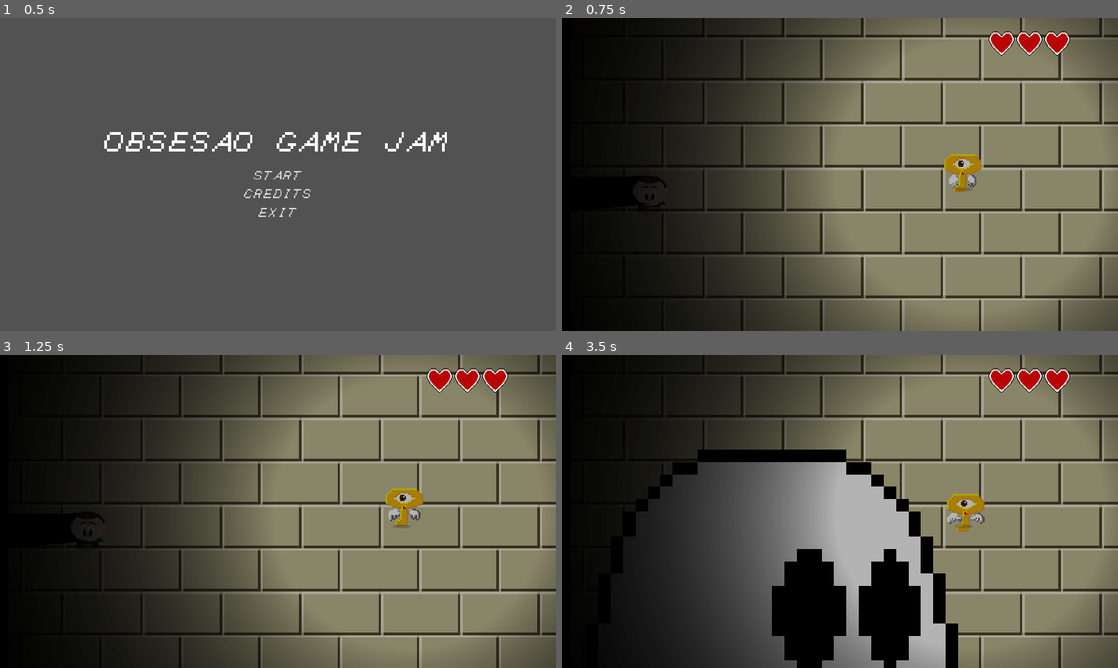
Above: before the commit, frames 1-4 (two rows, left to right).
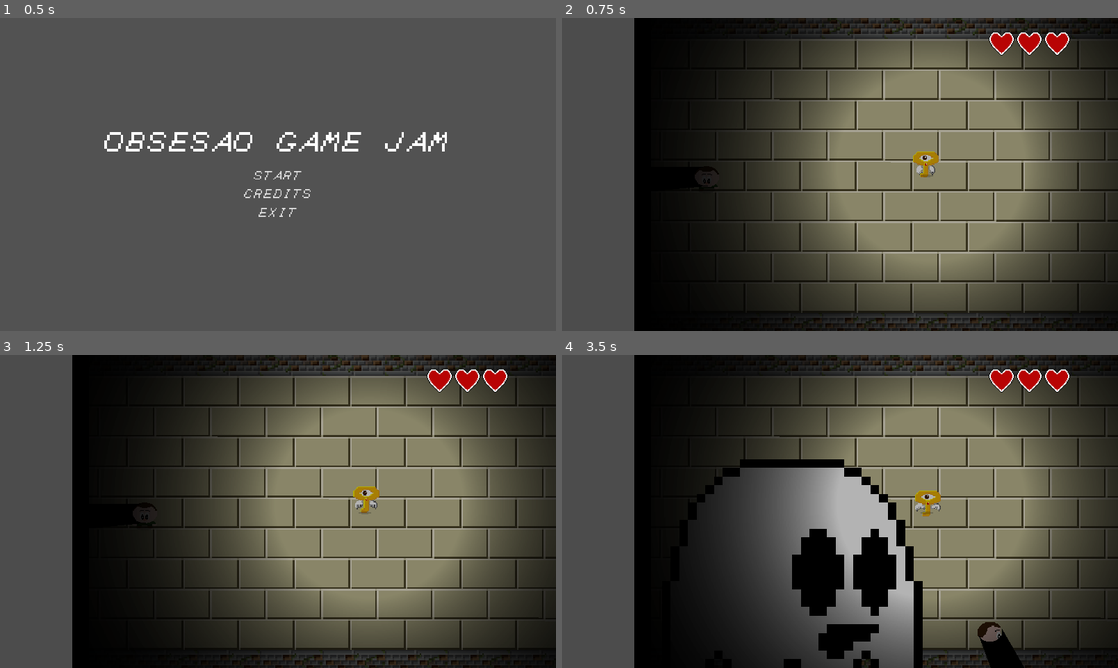
Above: after the commit, the same moments.

Repository: GameJams-fiwon123/GameD3v-OBSESSAO
Game: Godot game, scene res://Scenes/Screens/MainMenu.tscn
Same seed, same stepped clock (60 frames per second), same inputs: the game is played once before the commit and once after it.
Inputs:
- Up to frame 1 (0.5 s): no input
- Up to frame 2 (0.75 s): click "START" at 0.5 s
- Up to frame 3 (1.25 s): no input
- Up to frame 4 (3.5 s): hold D (right) 1.28-2.03 s; hold S (down) 2.03-2.78 s; hold D (right) from 2.78 s (still down)

Frame 1 is identical in both runs. In frame 2, 56% of the frame differs, in the area x 0-100%, y 0-100%; in frame 3, 56%; in frame 4, 67%.
Error in both runs: Invalid get index '0' (on base: 'PoolVector2Array'). (res://Scripts/Key.gd:31)

Commit message:
Adjust camera to see all map

Diff:
--- a/obsessao/Scenes/Level/Level1.tscn
+++ b/obsessao/Scenes/Level/Level1.tscn
@@ -266,7 +266,6 @@
 [node name="Camera2D" type="Camera2D" parent="YSort/Key"]
 offset = Vector2( -200, 0 )
 current = true
-zoom = Vector2( 0.7, 0.7 )
 limit_left = 0
 limit_top = 0
 limit_right = 26880
@@ -685,6 +684,9 @@
 [node name="Morcego" parent="Morcegos" instance=ExtResource( 13 )]
 position = Vector2( 15672.9, 86.8706 )
 
+[node name="Sprite" parent="Morcegos/Morcego" index="0"]
+frame = 3
+
 [node name="Position" parent="Morcegos/Morcego" index="2"]
 position = Vector2( 2.52527, -22.4729 )
 
@@ -694,6 +696,9 @@
 [node name="Morcego2" parent="Morcegos" instance=ExtResource( 13 )]
 position = Vector2( 16060.6, 179.665 )
 
+[node name="Sprite" parent="Morcegos/Morcego2" index="0"]
+frame = 3
+
 [node name="Position" parent="Morcegos/Morcego2" index="2"]
 position = Vector2( -4.8927, -114.867 )
 
@@ -703,6 +708,9 @@
 [node name="Morcego3" parent="Morcegos" instance=ExtResource( 13 )]
 position = Vector2( 16065.5, 509.722 )
 
+[node name="Sprite" parent="Morcegos/Morcego3" index="0"]
+frame = 3
+
 [node name="Position" parent="Morcegos/Morcego3" index="2"]
 position = Vector2( -3.72766, -95.0393 )
 
@@ -712,6 +720,9 @@
 [node name="Morcego4" parent="Morcegos" instance=ExtResource( 13 )]
 position = Vector2( 16317.8, 624.961 )
 
+[node name="Sprite" parent="Morcegos/Morcego4" index="0"]
+frame = 3
+
 [node name="Position" parent="Morcegos/Morcego4" index="2"]
 position = Vector2( -13.0587, -556.913 )
 
@@ -721,6 +732,9 @@
 [node name="Morcego6" parent="Morcegos" instance=ExtResource( 13 )]
 position = Vector2( 17786, 439.559 )
 
+[node name="Sprite" parent="Morcegos/Morcego6" index="0"]
+frame = 3
+
 [node name="Position" parent="Morcegos/Morcego6" index="2"]
 position = Vector2( 1.97253, -301.376 )
 
@@ -730,6 +744,9 @@
 [node name="Morcego7" parent="Morcegos" instance=ExtResource( 13 )]
 position = Vector2( 16899.1, 297.593 )
 
+[node name="Sprite" parent="Morcegos/Morcego7" index="0"]
+frame = 3
+
 [node name="Position" parent="Morcegos/Morcego7" index="2"]
 position = Vector2( -3.03918, -161.081 )
 
@@ -739,9 +756,6 @@
 [node name="Morcego8" parent="Morcegos" instance=ExtResource( 13 )]
 position = Vector2( 18104.9, 218.76 )
 
-[node name="Sprite" parent="Morcegos/Morcego8" index="0"]
-frame = 3
-
 [node name="Position" parent="Morcegos/Morcego8" index="2"]
 position = Vector2( 4.96082, -85.0809 )
 
@@ -751,9 +765,6 @@
 [node name="Morcego9" parent="Morcegos" instance=ExtResource( 13 )]
 position = Vector2( 18108.7, 503.077 )
 
-[node name="Sprite" parent="Morcegos/Morcego9" index="0"]
-frame = 3
-
 [node name="Position" parent="Morcegos/Morcego9" index="2"]
 position = Vector2( -0.0391846, -88.0809 )
 
@@ -764,7 +775,7 @@
 position = Vector2( 18486.1, 367.38 )
 
 [node name="Sprite" parent="Morcegos/Morcego10" index="0"]
-frame = 2
+frame = 0
 
 [node name="Position" parent="Morcegos/Morcego10" index="2"]
 position = Vector2( 3.96082, -96.0808 )
@@ -776,7 +787,7 @@
 position = Vector2( 18878.1, 235.221 )
 
 [node name="Sprite" parent="Morcegos/Morcego11" index="0"]
-frame = 2
+frame = 0
 
 [node name="Position" parent="Morcegos/Morcego11" index="2"]
 position = Vector2( -3.03918, -100.081 )
@@ -787,6 +798,9 @@
 [node name="Morcego12" parent="Morcegos" instance=ExtResource( 13 )]
 position = Vector2( 18880.3, 510.831 )
 
+[node name="Sprite" parent="Morcegos/Morcego12" index="0"]
+frame = 3
+
 [node name="Position" parent="Morcegos/Morcego12" index="2"]
 position = Vector2( -3.03918, -99.0808 )
 
@@ -796,6 +810,9 @@
 [node name="Morcego13" parent="Morcegos" instance=ExtResource( 13 )]
 position = Vector2( 19391, 88.8915 )
 
+[node name="Sprite" parent="Morcegos/Morcego13" index="0"]
+frame = 3
+
 [node name="Position" parent="Morcegos/Morcego13" index="2"]
 position = Vector2( -1.81262, -25.4168 )
 
@@ -805,6 +822,9 @@
 [node name="Morcego14" parent="Morcegos" instance=ExtResource( 13 )]
 position = Vector2( 19648.9, 227.626 )
 
+[node name="Sprite" parent="Morcegos/Morcego14" index="0"]
+frame = 3
+
 [node name="Position" parent="Morcegos/Morcego14" index="2"]
 position = Vector2( -4.26575, -162.923 )
 
@@ -814,6 +834,9 @@
 [node name="Morcego15" parent="Morcegos" instance=ExtResource( 13 )]
 position = Vector2( 19518.7, 647.511 )
 
+[node name="Sprite" parent="Morcegos/Morcego15" index="0"]
+frame = 3
+
 [node name="Position" parent="Morcegos/Morcego15" index="2"]
 position = Vector2( -7.95129, -584.036 )
 
@@ -823,9 +846,6 @@
 [node name="Morcego16" parent="Morcegos" instance=ExtResource( 13 )]
 position = Vector2( 19772.9, 496.499 )
 
-[node name="Sprite" parent="Morcegos/Morcego16" index="0"]
-frame = 3
-
 [node name="Position" parent="Morcegos/Morcego16" index="2"]
 position = Vector2( -4.2677, -433.025 )
 
@@ -836,7 +856,7 @@
 position = Vector2( 19901.8, 361.449 )
 
 [node name="Sprite" parent="Morcegos/Morcego17" index="0"]
-frame = 2
+frame = 0
 
 [node name="Position" parent="Morcegos/Morcego17" index="2"]
 position = Vector2( -3.03918, -299.202 )
@@ -847,6 +867,9 @@
 [node name="Morcego18" parent="Morcegos" instance=ExtResource( 13 )]
 position = Vector2( 20034.4, 361.449 )
 
+[node name="Sprite" parent="Morcegos/Morcego18" index="0"]
+frame = 3
+
 [node name="Position" parent="Morcegos/Morcego18" index="2"]
 position = Vector2( -6.72278, -297.974 )
 
@@ -856,6 +879,9 @@
 [node name="Morcego19" parent="Morcegos" instance=ExtResource( 13 )]
 position = Vector2( 20140, 219.031 )
 
+[node name="Sprite" parent="Morcegos/Morcego19" index="0"]
+frame = 3
+
 [node name="Position" parent="Morcegos/Morcego19" index="2"]
 position = Vector2( -1.81067, -161.695 )
 
@@ -865,6 +891,9 @@
 [node name="Morcego20" parent="Morcegos" instance=ExtResource( 13 )]
 position = Vector2( 20283.6, 507.549 )
 
+[node name="Sprite" parent="Morcegos/Morcego20" index="0"]
+frame = 3
+
 [node name="Position" parent="Morcegos/Morcego20" index="2"]
 position = Vector2( -11.6329, -445.302 )
 
@@ -874,6 +903,9 @@
 [node name="Morcego21" parent="Morcegos" instance=ExtResource( 13 )]
 position = Vector2( 23225.9, 498.505 )
 
+[node name="Sprite" parent="Morcegos/Morcego21" index="0"]
+frame = 3
+
 [node name="Position" parent="Morcegos/Morcego21" index="2"]
 position = Vector2( 0.644409, -92.9422 )
 
@@ -883,6 +915,9 @@
 [node name="Morcego22" parent="Morcegos" instance=ExtResource( 13 )]
 position = Vector2( 23232, 221.155 )
 
+[node name="Sprite" parent="Morcegos/Morcego22" index="0"]
+frame = 3
+
 [node name="Position" parent="Morcegos/Morcego22" index="2"]
 position = Vector2( -4.2677, -88.0313 )
 
@@ -892,9 +927,6 @@
 [node name="Morcego23" parent="Morcegos" instance=ExtResource( 13 )]
 position = Vector2( 23488.2, 365.859 )
 
-[node name="Sprite" parent="Morcegos/Morcego23" index="0"]
-frame = 3
-
 [node name="Position" parent="Morcegos/Morcego23" index="2"]
 position = Vector2( -5.49426, -302.885 )
 
@@ -904,9 +936,6 @@
 [node name="Morcego24" parent="Morcegos" instance=ExtResource( 13 )]
 position = Vector2( 24505.3, 227.235 )
 
-[node name="Sprite" parent="Morcegos/Morcego24" index="0"]
-frame = 3
-
 [node name="Position" parent="Morcegos/Morcego24" index="2"]
 position = Vector2( -3.98645, -156.673 )
 
@@ -917,7 +946,7 @@
 position = Vector2( 24507, 507.825 )
 
 [node name="Sprite" parent="Morcegos/Morcego25" index="0"]
-frame = 2
+frame = 0
 
 [node name="Position" parent="Morcegos/Morcego25" index="2"]
 position = Vector2( -0.972778, -93.3651 )
@@ -929,7 +958,7 @@
 position = Vector2( 24764.2, 78.5887 )
 
 [node name="Sprite" parent="Morcegos/Morcego26" index="0"]
-frame = 2
+frame = 0
 
 [node name="Position" parent="Morcegos/Morcego26" index="2"]
 position = Vector2( 1.78894, -15.5537 )
@@ -941,7 +970,7 @@
 position = Vector2( 24769.2, 364.189 )
 
 [node name="Sprite" parent="Morcegos/Morcego27" index="0"]
-frame = 2
+frame = 0
 
 [node name="Position" parent="Morcegos/Morcego27" index="2"]
 position = Vector2( -4.20129, -97.4008 )
@@ -952,6 +981,9 @@
 [node name="Morcego28" parent="Morcegos" instance=ExtResource( 13 )]
 position = Vector2( 24767.6, 646.449 )
 
+[node name="Sprite" parent="Morcegos/Morcego28" index="0"]
+frame = 3
+
 [node name="Position" parent="Morcegos/Morcego28" index="2"]
 position = Vector2( -3.27942, -99.0072 )
 
@@ -961,6 +993,9 @@
 [node name="Morcego29" parent="Morcegos" instance=ExtResource( 13 )]
 position = Vector2( 25024.8, 502.814 )
 
+[node name="Sprite" parent="Morcegos/Morcego29" index="0"]
+frame = 3
+
 [node name="Position" parent="Morcegos/Morcego29" index="2"]
 position = Vector2( -2.77356, -441.643 )
 
@@ -970,6 +1005,9 @@
 [node name="Morcego30" parent="Morcegos" instance=ExtResource( 13 )]
 position = Vector2( 25021.4, 220.554 )
 
+[node name="Sprite" parent="Morcegos/Morcego30" index="0"]
+frame = 3
+
 [node name="Position" parent="Morcegos/Morcego30" index="2"]
 position = Vector2( -2.77356, 185.488 )
 
@@ -979,6 +1017,9 @@
 [node name="Morcego31" parent="Morcegos" instance=ExtResource( 13 )]
 position = Vector2( 25280.3, 81.9291 )
 
+[node name="Sprite" parent="Morcegos/Morcego31" index="0"]
+frame = 3
+
 [node name="Position" parent="Morcegos/Morcego31" index="2"]
 position = Vector2( -2.77356, -18.5673 )
 
@@ -988,6 +1029,9 @@
 [node name="Morcego32" parent="Morcegos" instance=ExtResource( 13 )]
 position = Vector2( 25275.3, 365.859 )
 
+[node name="Sprite" parent="Morcegos/Morcego32" index="0"]
+frame = 3
+
 [node name="Position" parent="Morcegos/Morcego32" index="2"]
 position = Vector2( -1.41418, -100.19 )
 
@@ -997,6 +1041,9 @@
 [node name="Morcego33" parent="Morcegos" instance=ExtResource( 13 )]
 position = Vector2( 25277, 643.109 )
 
+[node name="Sprite" parent="Morcegos/Morcego33" index="0"]
+frame = 3
+
 [node name="Position" parent="Morcegos/Morcego33" index="2"]
 position = Vector2( 1.30847, -93.3878 )
 
@@ -1006,9 +1053,6 @@
 [node name="Morcego34" parent="Morcegos" instance=ExtResource( 13 )]
 position = Vector2( 25537.5, 222.224 )
 
-[node name="Sprite" parent="Morcegos/Morcego34" index="0"]
-frame = 3
-
 [node name="Position" parent="Morcegos/Morcego34" index="2"]
 position = Vector2( -5.49426, -154.604 )
 
@@ -1018,9 +1062,6 @@
 [node name="Morcego35" parent="Morcegos" instance=ExtResource( 13 )]
 position = Vector2( 25537.5, 502.814 )
 
-[node name="Sprite" parent="Morcegos/Morcego35" index="0"]
-frame = 3
-
 [node name="Position" parent="Morcegos/Morcego35" index="2"]
 position = Vector2( -2.77356, -93.3877 )
 
Not shown: 2 places in obsessao/Scenes/Objects/Ghost.tscn that only renumber resources
